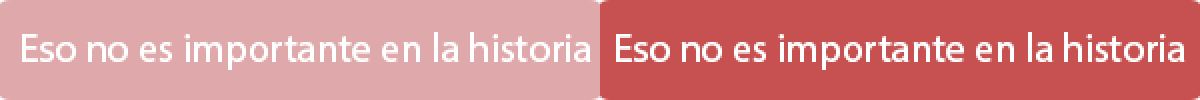
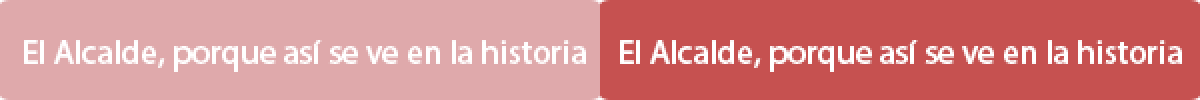
Revision of a layered 1200×100 image; what changed, layer by layer:
renamed "Eso no es importante en la historia copy" to "El Alcalde, porque así se ve en la historia copy", painted on it over [616, 32, 1186, 72]
renamed "Eso no es importante en la historia" to "El Alcalde, porque así se ve en la historia", painted on it over [22, 32, 592, 72]
